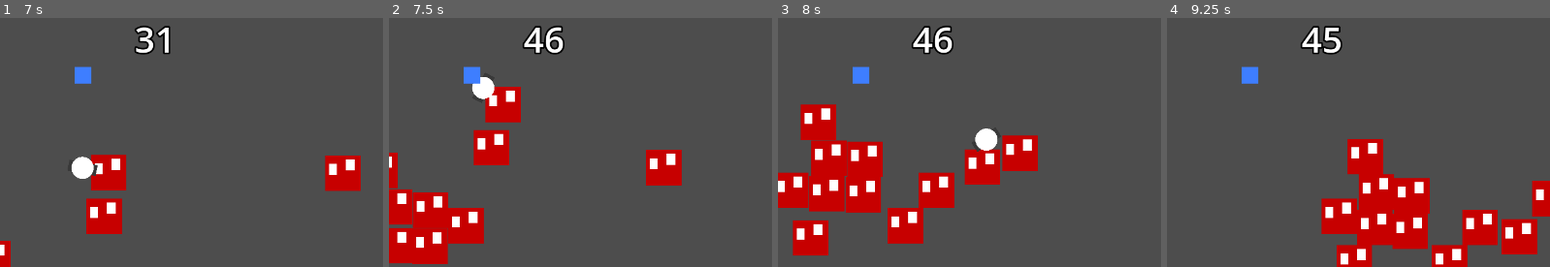
Above: before the commit, frames 1-4 (left to right).
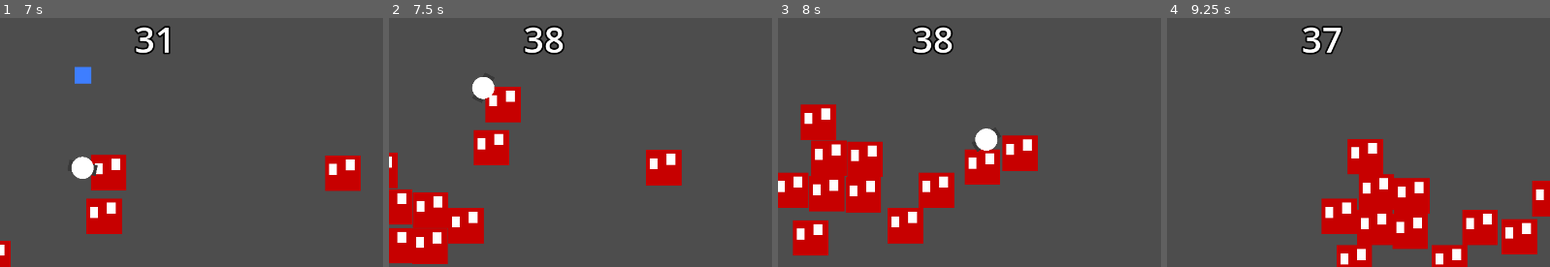
Above: after the commit, the same moments.

Repository: Garrett-Ravatt/DEEBSMoP
Game: Godot game, scene res://test-scenes/get_the_man.tscn
Two runs of this game, one before a commit and one after it. Both use one fixed random seed, a clock stepped at 60 frames per second and the inputs below. The project has no main scene, so this scene is started directly.
Inputs (mouse positions are % of the whole screen's width and height, from its top left):
- Up to frame 1 (7 s): tap Enter at 0.5 s; move the mouse to (73, 45) at 0.52 s; hold D (move_right) 0.53-1.28 s; click (73, 45) at 0.6 s; move the mouse to (30, 55) at 1.27 s; hold S (move_down) 1.28-2.03 s; right-click (30, 55) at 1.35 s; move the mouse to (61, 28) at 2.02 s; hold D (move_right) 2.03-2.78 s; click (61, 28) at 2.1 s; move the mouse to (46, 70) at 2.77 s; hold W (move_up) 2.78-3.53 s; right-click (46, 70) at 2.85 s; move the mouse to (81, 65) at 3.52 s; hold A (move_left) 3.53-5.03 s; click (81, 65) at 3.6 s; move the mouse to (20, 35) at 4.27 s; right-click (20, 35) at 4.35 s; move the mouse to (56, 50) at 5.02 s; hold S (move_down) 5.03-5.78 s; click (56, 50) at 5.1 s; move the mouse to (35, 25) at 5.77 s; hold D (move_right) 5.78-6.53 s; right-click (35, 25) at 5.85 s; move the mouse to (73, 45) at 6.52 s; hold W (move_up) from 6.53 s (still down); click (73, 45) at 6.6 s
- Up to frame 2 (7.5 s): move the mouse to (30, 55) at 7.27 s; release W (move_up) at 7.28 s; hold D (move_right) from 7.28 s (still down); right-click (30, 55) at 7.35 s
- Up to frame 3 (8 s): keep holding D (move_right)
- Up to frame 4 (9.25 s): move the mouse to (61, 28) at 8.02 s; release D (move_right) at 8.03 s; hold S (move_down) 8.03-8.78 s; click (61, 28) at 8.1 s; move the mouse to (46, 70) at 8.77 s; hold A (move_left) from 8.78 s (still down); right-click (46, 70) at 8.85 s
The pictures show only the part of the screen within x 30-80%, y 4-54%; the shares and areas given below are measured in that part.

Frame 1 is identical in both runs. In frame 2, 1.0% of the frame differs, in the area x 19-46%, y 3-27%; in frame 3, 1.0%; in frame 4, 1.1%.

Commit message:
ammo now despawns when picked up, enemies might drop it when dying

Diff:
--- a/objects/Pickups/Ammo.gd
+++ b/objects/Pickups/Ammo.gd
@@ -5,3 +5,4 @@
 func _on_body_entered(body):
 	if(body.has_method("get_ammo")):
 		body.get_ammo()
+		queue_free()
--- a/objects/Pickups/Ammo.tscn
+++ b/objects/Pickups/Ammo.tscn
@@ -1,6 +1,6 @@
 [gd_scene load_steps=3 format=3 uid="uid://b6ub2tue8g7yc"]
 
-[ext_resource type="Script" path="res://objects/Pickups/Ammo.gd" id="1_guo8b"]
+[ext_resource type="Script" path="res://objects/pickups/ammo.gd" id="1_guo8b"]
 
 [sub_resource type="RectangleShape2D" id="RectangleShape2D_rsjm2"]
 size = Vector2(30, 30)
--- a/objects/enemies/emeny_2.gd
+++ b/objects/enemies/emeny_2.gd
@@ -1,4 +1,6 @@
 extends RigidBody2D
+
+var ammo = preload("res://objects/pickups/ammo.tscn")
 
 signal death
 @export var health := 100.0 :
@@ -58,5 +60,11 @@
 
 
 func _on_death():
+	var rand = randi_range(0,5)
+	if(rand == 2):
+		var ammo_drop = ammo.instantiate()
+		ammo_drop.set_position(global_position)
+		get_tree().get_root().add_child(ammo_drop)
+	#TODO: spawn health pickup
 	#TODO: Cute particle poofery
 	queue_free()
--- a/test-scenes/get_the_man.tscn
+++ b/test-scenes/get_the_man.tscn
@@ -3,11 +3,14 @@
 [ext_resource type="PackedScene" uid="uid://ck2ec7r4qsdr4" path="res://objects/the_man.tscn" id="1_mu60b"]
 [ext_resource type="PackedScene" uid="uid://dbtdb1i3qgyls" path="res://objects/bounding_box.tscn" id="1_na08b"]
 [ext_resource type="PackedScene" uid="uid://bq4cy38o7vn18" path="res://objects/enemies/emeny_spawner.tscn" id="2_f2gc1"]
-[ext_resource type="PackedScene" uid="uid://b6ub2tue8g7yc" path="res://objects/Pickups/Ammo.tscn" id="4_84kud"]
+[ext_resource type="PackedScene" uid="uid://b6ub2tue8g7yc" path="res://objects/pickups/ammo.tscn" id="4_84kud"]
 
 [node name="GetTheMan" type="Node2D"]
 
 [node name="BoundingBox" parent="." instance=ExtResource("1_na08b")]
+
+[node name="Area2D" parent="." instance=ExtResource("4_84kud")]
+position = Vector2(570, 142)
 
 [node name="Spawners" type="Node2D" parent="."]
 metadata/_edit_lock_ = true
@@ -26,6 +29,3 @@
 
 [node name="TheMan" parent="." instance=ExtResource("1_mu60b")]
 position = Vector2(683, 396)
-
-[node name="Area2D" parent="." instance=ExtResource("4_84kud")]
-position = Vector2(570, 142)
